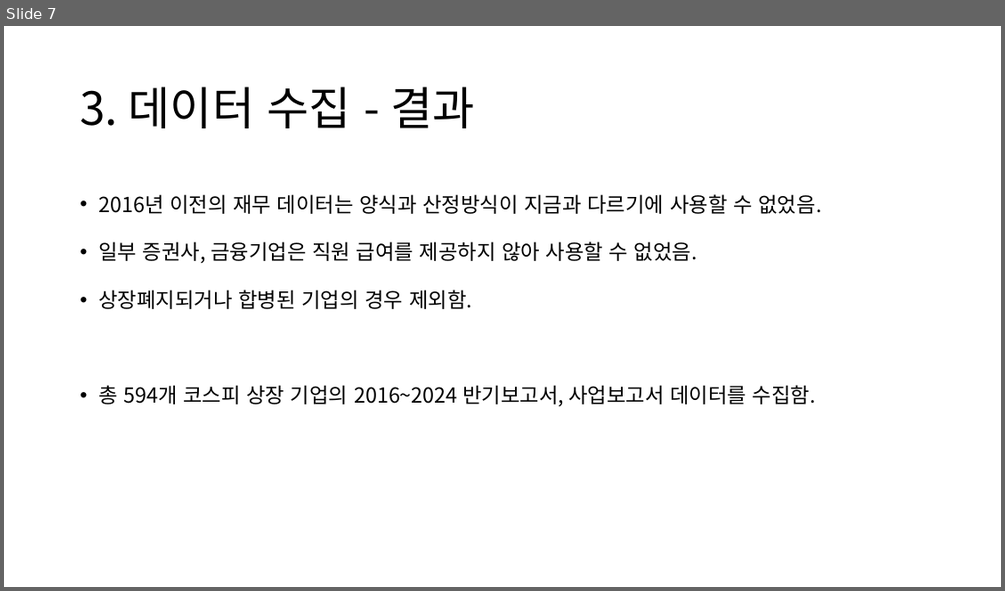
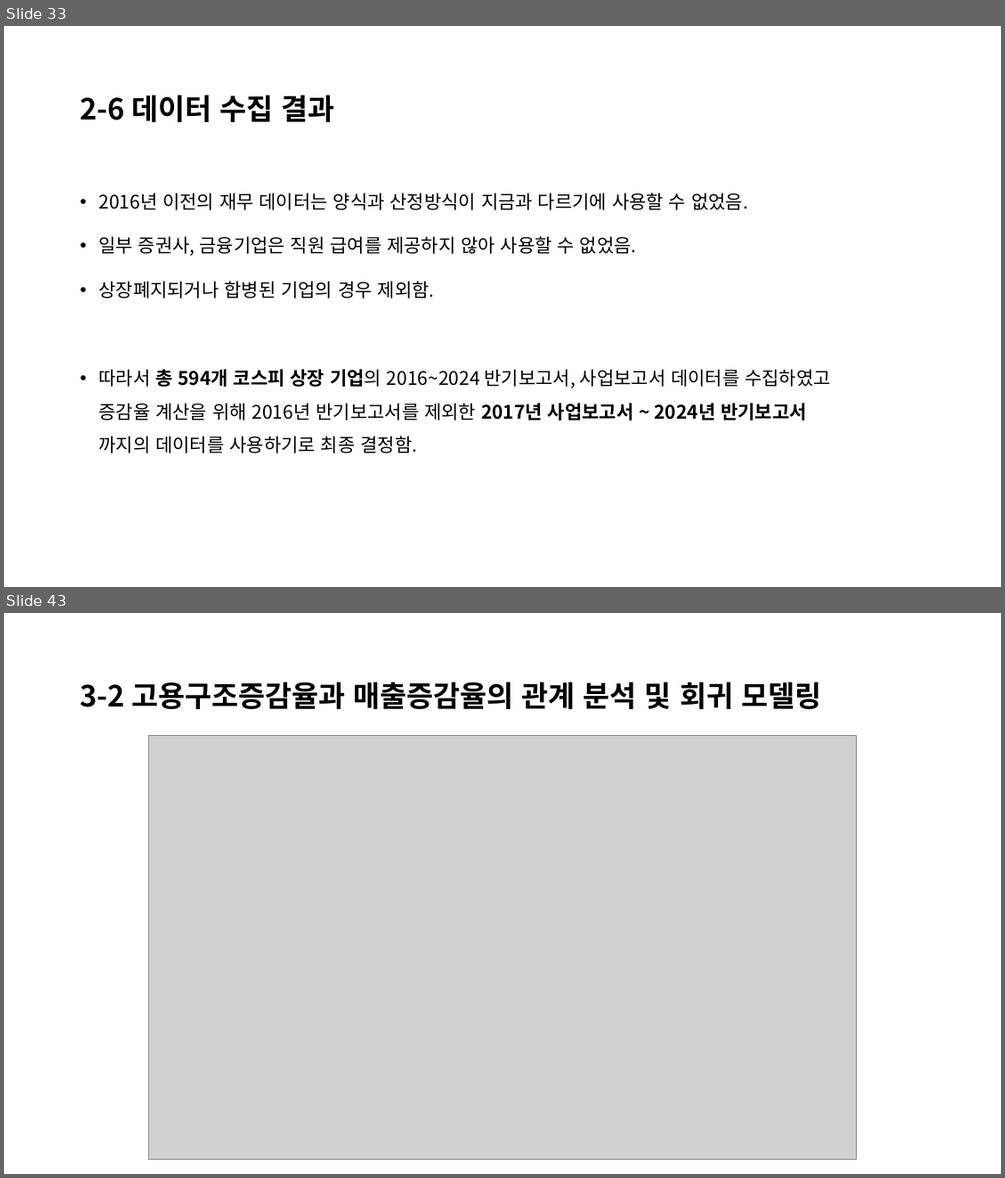
Before and after one commit to namdkgo/BigDataProject, a slide deck: 202344083_남동관_빅데이터_기말프로젝트_보고서.pptx. Shown one above the other, each under a label of ours: slide 7 before the commit, slides 33 and 43 after it; the slides between them are not shown. The pictures are 1005x591 and 1005x1178 pixels, drawn with LibreOffice and Linux fonts; fonts in the diff are those of the drawing; grey boxes stand for pictures. Boxes give left, top, right and bottom in pixels: in the first picture for what was removed or moved away, otherwise in the second. Text is boxed around its words. In the diff, an @@ line names an element or a change of style, - is before the commit and + after.

Commit message:
최종완료

```diff
--- a/202344083_남동관_빅데이터_기말프로젝트_보고서.pptx
+++ b/202344083_남동관_빅데이터_기말프로젝트_보고서.pptx
@@ slide 43 added at box(4, 613, 1001, 1174), background #FFFFFF @@
@@ title added at box(80, 682, 821, 709), 28 pt, text #000000, bold @@
+3-2 고용구조증감율과 매출증감율의 관계 분석 및 회귀 모델링
@@ picture added at box(149, 735, 857, 1159) @@
@@ what was slide 7 is now slide 33 @@
@@ slide 33 changed as well @@
@@ title at box(80, 95, 335, 122): text changed; size 44 to 28 pt; bold on @@
-3. 데이터 수집 - 결과
+2-6 데이터 수집 결과
@@ text at box(98, 192, 748, 298): size 20 to 18 pt in "2016년 이전의 재무 데이터는 양식과 산정방식이 지금과 ...", "일부 증권사, 금융기업은 직원 급여를 제공하지 않아 ...", "상장폐지되거나 합병된 기업의 경우 제외함." @@
@@ text at box(98, 369, 831, 453): text changed; size 20 to 18 pt @@
-• 총 594개 코스피 상장 기업의 2016~2024 반기보고서, 사업보고서 데이터를 수집함.
+• 따라서 총 594개 코스피 상장 기업의 2016~2024 반기보고서, 사업보고서 데이터를 수집하였고
+  증감율 계산을 위해 2016년 반기보고서를 제외한 2017년 사업보고서 ~ 2024년 반기보고서
+  까지의 데이터를 사용하기로 최종 결정함.
```
Also in this commit, not shown: 10 other slides changed, 48 other slides added, 5 other files.
